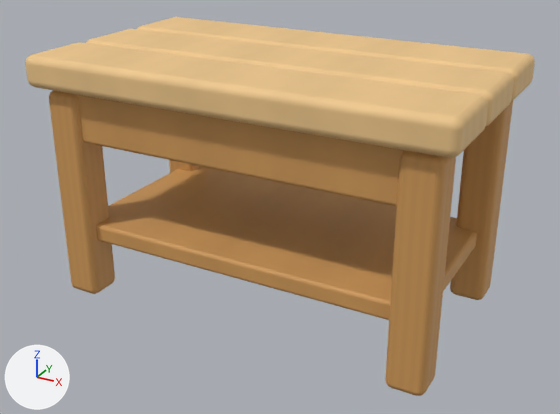
One commit to the glTF model Web/public/art/items/TABLE.glb: the scene before it, then after it.
Before and after are seen from a camera (50 mm lens) standing at (0.996, -1.815, 1.18) and looking at (0.015, -0.03, 0.287). The axes (+X, +Y, +Z) are drawn at lower left. The lights are the same throughout. The picture after the commit comes second. Vertices at exactly the same position are counted once.

The scene before the commit, as lines of its bpy script (objects in view):
```python
ob_table = bpy.data.objects.new('TABLE', me_table)
ob_table.parent = ob_wreckabulary_exportroot
ob_table.location = (0.0, 0.0, 0.0)
ob_table.rotation_euler = (0.0, 0.0, -3.142)  # degrees (0, 0, -180)
```
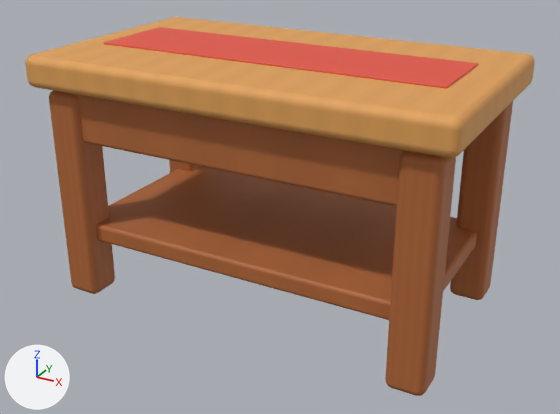
Location of each change, [x1, y1, x2, y2] in pixels of the pictures (560 x 414 px):
'TABLE', surface changed, reshaped (darker)
    both: [25, 17, 535, 396]
part 1 of me_table, rebuilt (12% narrower, 36% shorter)
    before: [86, 29, 514, 126]
    after: [104, 27, 479, 89]
part 2 of me_table, built on
    both: [59, 17, 527, 155]
part 3 of me_table, surface changed
    both: [25, 34, 535, 158]

Diff of the bpy script that builds the scene:
```diff
--- a/Web/public/art/items/TABLE.glb.py
+++ b/Web/public/art/items/TABLE.glb.py
@@ img_fabric_subtle_pattern @@
+img_fabric_subtle_pattern = load_image('fabric_subtle_pattern', '_unpacked/fabric_subtle_pattern', 256, 256, 'sRGB')
@@ mat_wood_light_classic @@
 n2 = _N.new('ShaderNodeMix'); n2.name = 'Mix'
 n2.inputs[0].default_value = 1.0  # 'Factor'
-n2.inputs[7].default_value = (0.9, 0.6, 0.27, 1.0)  # 'B', beige #f3cb8e
+n2.inputs[7].default_value = (0.79, 0.376, 0.102, 1.0)  # 'B', orange #e6a55a
 n3 = _N.new('ShaderNodeTexImage'); n3.name = 'Image Texture'
@@ mat_wood_classic @@
 n2 = _N.new('ShaderNodeMix'); n2.name = 'Mix'
 n2.inputs[0].default_value = 1.0  # 'Factor'
-n2.inputs[7].default_value = (0.66, 0.34, 0.105, 1.0)  # 'B', orange #d49e5b
+n2.inputs[7].default_value = (0.456, 0.141, 0.038, 1.0)  # 'B', orange #b46937
 n3 = _N.new('ShaderNodeTexImage'); n3.name = 'Image Texture'
@@ mat_red_classic @@
+mat_red_classic = bpy.data.materials.new('red_Classic')
+# colours: red #f05742
+# uses the picture img_fabric_subtle_pattern
@@ me_table @@
 # used by ob_table; parent = ob_wreckabulary_exportroot; location = (0.0, 0.0, 0.0); rotation_euler = (0.0, 0.0, -3.142), in degrees (0, 0, -180)
-me_table.from_pydata(...)  # 2180 vertices, 4320 faces; spans x -0.6..0.6, y -0.345..0.345, z 0.0..0.72
+me_table.from_pydata(...)  # 1800 vertices, 3564 faces; spans x -0.6..0.6, y -0.345..0.345, z 0.0..0.725
+# me_table part 1: the loose piece of 218 vertices spanning x -0.6..0.6, y -0.112..0.112, z 0.63..0.72 is rebuilt with 56 vertices and now spans x -0.5..0.5, y -0.13..0.13, z 0.719..0.725, in mat_red_classic
+# me_table part 2
+# 218 vertices are removed from x -0.6..0.6, y -0.233..0.233, z 0.63..0.72
+# 480 faces are deleted
+# 48 new faces join them, mat_wood_light_classic
+# me_table part 3: 384 kept faces spanning x -0.6..0.6, y -0.345..0.345, z 0.63..0.72 get new texture (UV) coordinates
 me_table.materials.append(mat_wood_light_classic)
 me_table.materials.append(mat_wood_classic)
+me_table.materials.append(mat_red_classic)
```
